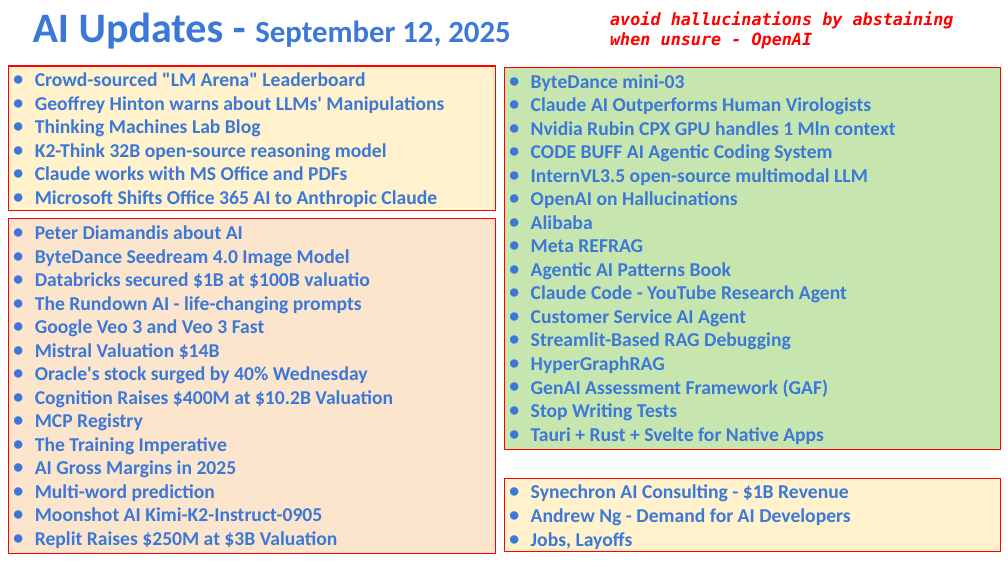
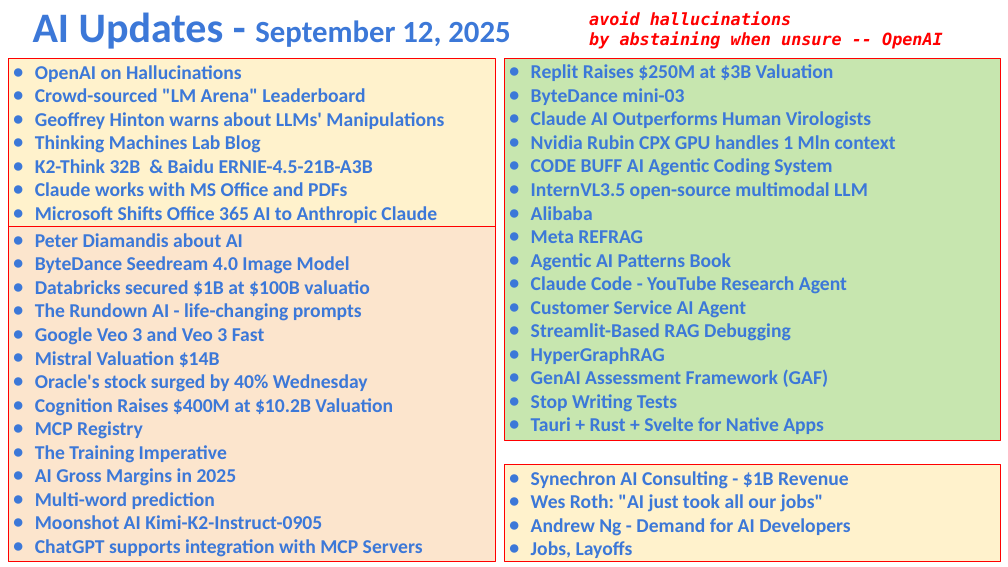
Before and after one commit to lselector/seminar, a slide deck: slide 1 of 2025/2025-09-12-AI-Updates.pptx. Drawn at 1008x567 pixels with LibreOffice and Linux fonts; fonts in the diff are those of the drawing. Boxes give left, top, right and bottom in pixels: in the first picture for what was removed or moved away, otherwise in the second. Text is boxed around its words. In the diff, an @@ line names an element or a change of style, - is before the commit and + after.

Commit message:
update

```diff
--- a/2025/2025-09-12-AI-Updates.pptx
+++ b/2025/2025-09-12-AI-Updates.pptx
@@ text at bbox=[589, 12, 943, 49]: text changed @@
-avoid hallucinations by abstaining when unsure - OpenAI
+avoid hallucinations
+by abstaining when unsure -- OpenAI
@@ rectangle "OpenAI on Hallucinations": place and size @@
-rectangle "OpenAI on Hallucinations" at bbox=[9, 66, 496, 210]
+rectangle "OpenAI on Hallucinations" at bbox=[9, 58, 496, 227]
@@ rectangle "Replit Raises $250M at $3B ...": place and size @@
-rectangle "Replit Raises $250M at $3B ..." at bbox=[505, 68, 1001, 450]
+rectangle "Replit Raises $250M at $3B ..." at bbox=[505, 58, 1001, 440]
@@ text in rectangle at bbox=[35, 65, 242, 82]: paragraph added @@
+● OpenAI on Hallucinations
@@ text in rectangle at bbox=[531, 64, 834, 81]: paragraph added @@
+● Replit Raises $250M at $3B Valuation
@@ text in rectangle at bbox=[35, 159, 373, 173]: text changed @@
-● K2-Think 32B open-source reasoning model
+● K2-Think 32B & Baidu ERNIE-4.5-21B-A3B
@@ text in rectangle at bbox=[531, 191, 738, 208]: paragraph removed @@
-● OpenAI on Hallucinations
@@ rectangle "Peter Diamandis about AI": place and size @@
-rectangle "Peter Diamandis about AI" at bbox=[9, 219, 496, 553]
+rectangle "Peter Diamandis about AI" at bbox=[9, 227, 496, 561]
@@ rectangle "Synechron AI Consulting - $1B ...": place and size @@
-rectangle "Synechron AI Consulting - $1B ..." at bbox=[505, 479, 1001, 552]
+rectangle "Synechron AI Consulting - $1B ..." at bbox=[505, 465, 1001, 561]
@@ text in rectangle at bbox=[531, 494, 823, 512]: paragraph added @@
+● Wes Roth: "AI just took all our jobs"
@@ text in rectangle at bbox=[35, 539, 423, 557]: text changed @@
-● Replit Raises $250M at $3B Valuation
+● ChatGPT supports integration with MCP Servers
```
Also in this commit, not shown: 10 other slides changed, 1 slide added.
